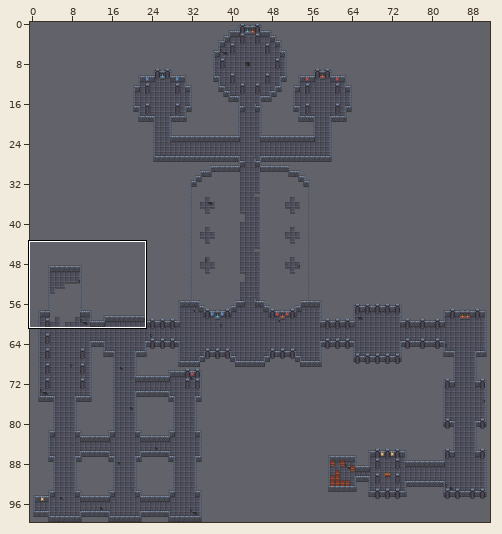
A Tiled map (JSON) gets an edit: assets/tilemaps/level-1-floor-4.json. Above, an overview of the earlier version with the close-up marked.
Close-up. Earlier state:
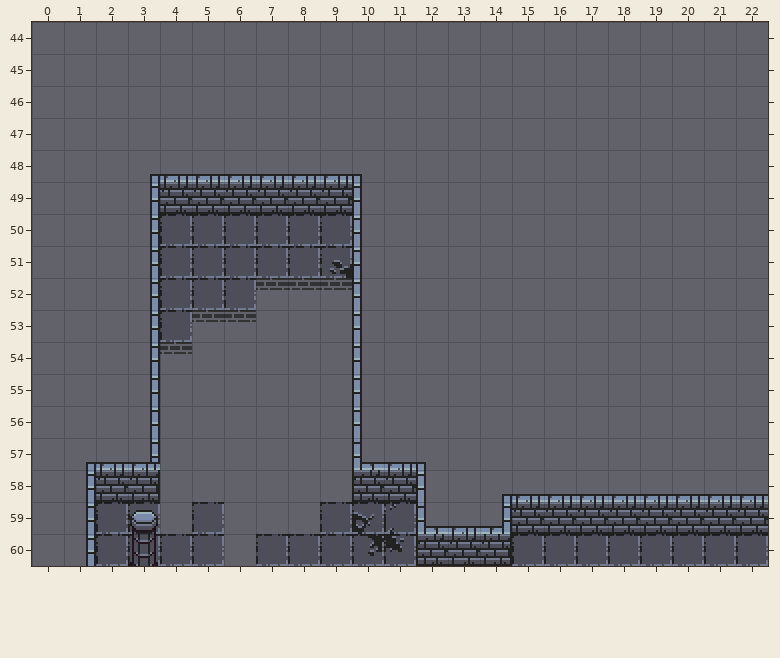
Cells are 32x32 px. Shown: x 0..22, y 44..60. The commit also changed other parts of the map, which this record leaves out.
The same view after the edit:
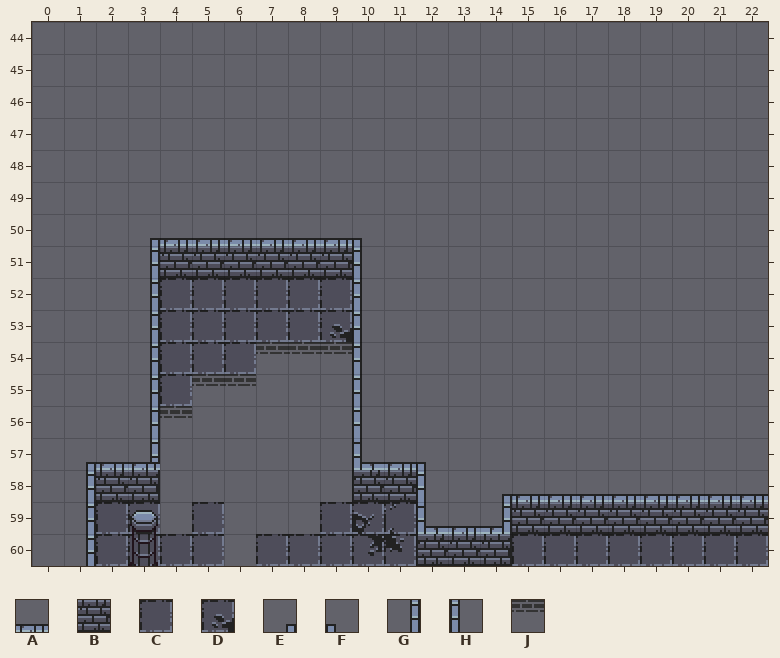
Key: from "tileset": A 2, B 9, C 29, D 38, E 49, F 50, G 56, H 57, J 62.
_ is an empty cell.
What changed:
{"where": "layer \"walkable\""}
{"y":50,"x":4,"old":"CCCCCC","new":"______"}
{"y":51,"x":4,"old":"CCCCCD","new":"______"}
{"y":52,"x":7,"old":"___","new":"CCC"}
{"y":53,"x":5,"old":"_____","new":"CCCCD"}
{"y":54,"x":4,"old":"___","new":"CCC"}
{"y":55,"x":4,"old":"_","new":"C"}
{"where": "layer \"void\""}
{"y":52,"x":7,"old":"JJJ","new":"___"}
{"y":53,"x":5,"old":"JJ","new":"__"}
{"y":54,"x":4,"old":"J","new":"_"}
{"y":54,"x":7,"old":"___","new":"JJJ"}
{"y":55,"x":5,"old":"__","new":"JJ"}
{"y":56,"x":4,"old":"_","new":"J"}
{"where": "layer \"block\""}
{"y":49,"x":3,"old":"GBBBBBBH","new":"________"}
{"y":50,"x":3,"old":"G","new":"_"}
{"y":50,"x":10,"old":"H","new":"_"}
{"y":51,"x":4,"old":"______","new":"BBBBBB"}
{"where": "layer \"above\""}
{"y":48,"x":3,"old":"EAAAAAAF","new":"________"}
{"y":50,"x":3,"old":"________","new":"EAAAAAAF"}
